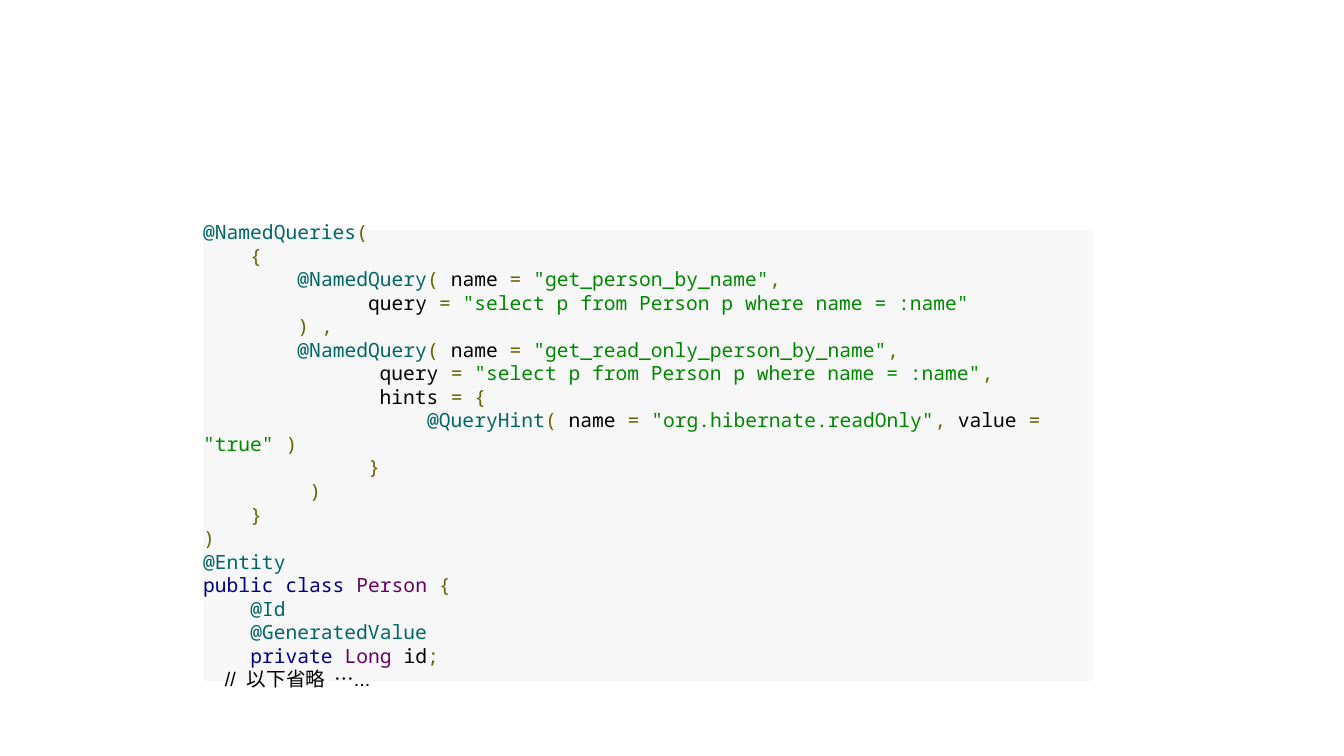
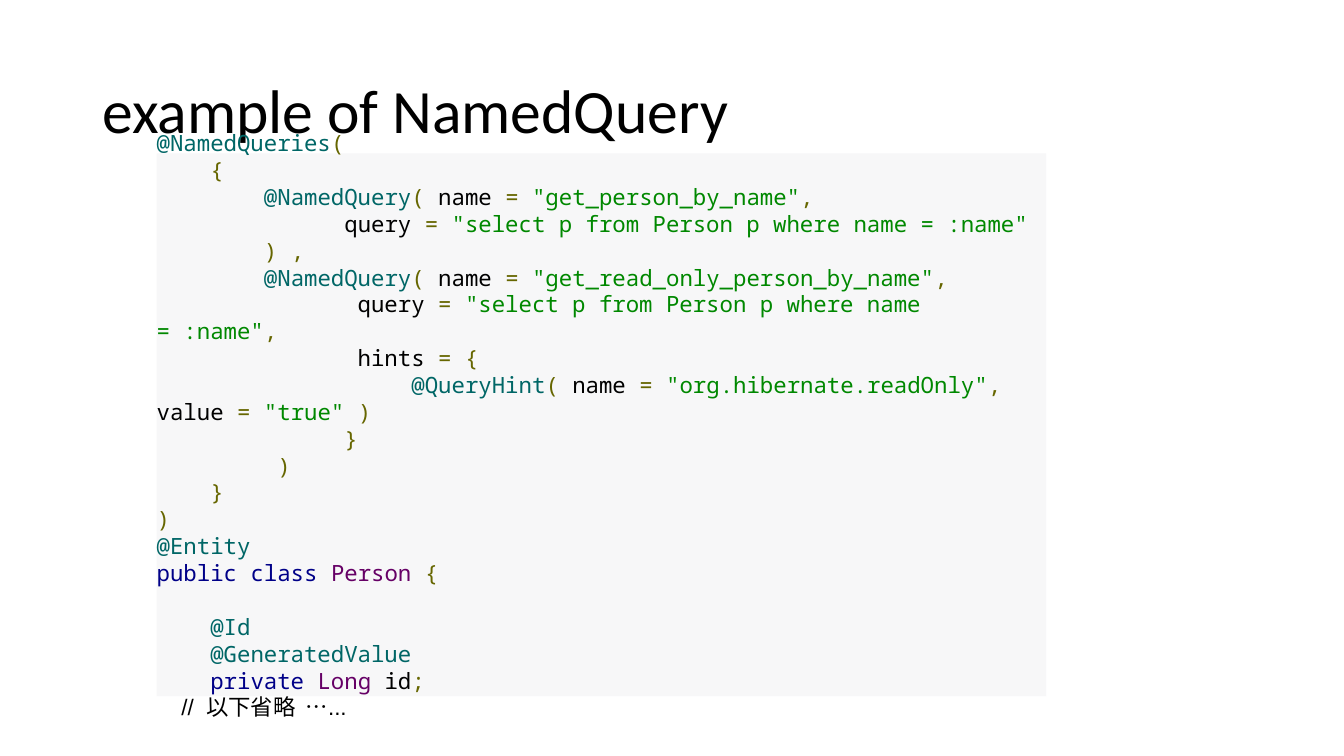
Before and after one commit to lawren43/mytest-repo, a slide deck: slide 17 of test-springmvc/doc/2.JPA Programming.pptx (slide 19 before the commit). Drawn at 1344x756 pixels with LibreOffice and Linux fonts; fonts in the diff are those of the drawing. Boxes give left, top, right and bottom in pixels: in the first picture for what was removed or moved away, otherwise in the second. Text is boxed around its words. In the diff, an @@ line names an element or a change of style, - is before the commit and + after.

```diff
--- a/test-springmvc/doc/2.JPA Programming.pptx
+++ b/test-springmvc/doc/2.JPA Programming.pptx
@@ title added at [102,90,728,148], 44 pt, text #000000 @@
+example of NamedQuery
@@ rectangle "@NamedQueries(": place and size @@
-rectangle "@NamedQueries(" at [204,230,1094,682]
+rectangle "@NamedQueries(" at [156,153,1047,697]
@@ rectangle "@NamedQueries(" at [156,153,1047,697]: size 14 to 16 pt @@
```
Also in this commit, not shown: 5 other slides changed, 5 slides added, 5 slides removed, 8 other files.
